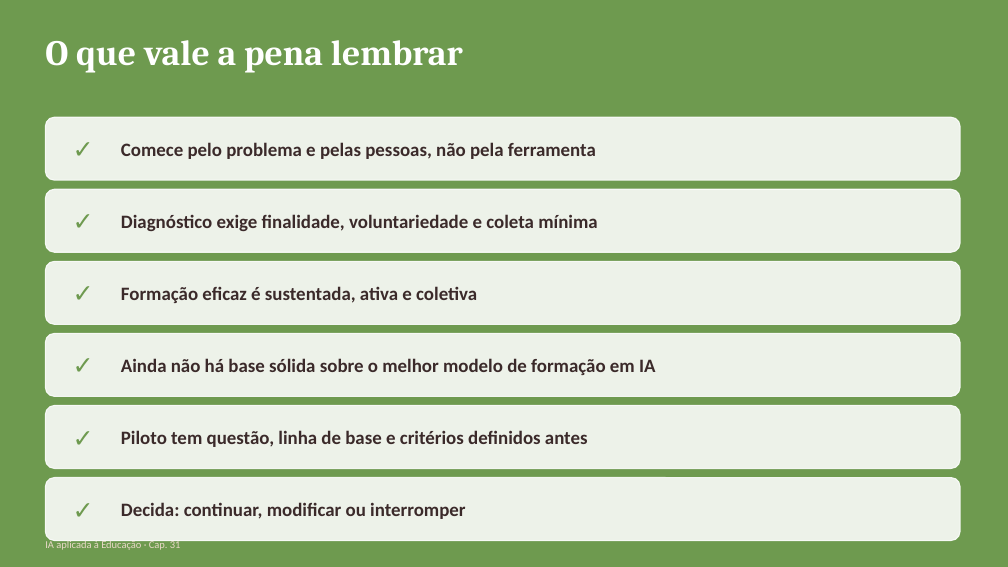
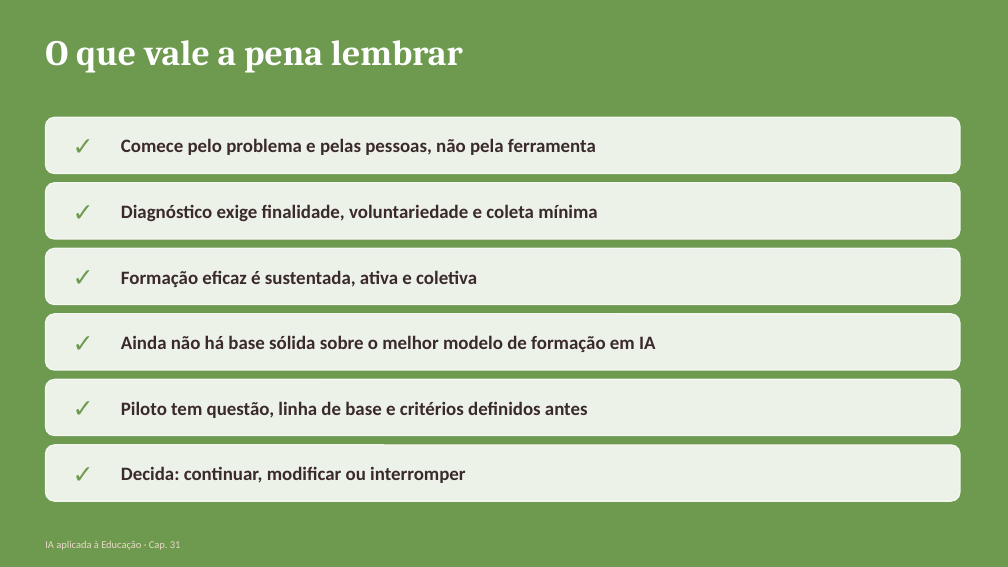
Before and after one commit to arakenmedeiros/claude, a slide deck: slide 22 of livro_ia_educacao/saida/pptx/Cap31_slides.pptx. Drawn at 1008x567 pixels with LibreOffice and Linux fonts; fonts in the diff are those of the drawing. Boxes give left, top, right and bottom in pixels: in the first picture for what was removed or moved away, otherwise in the second. Text is boxed around its words. In the diff, an @@ line names an element or a change of style, - is before the commit and + after.

```diff
--- a/livro_ia_educacao/saida/pptx/Cap31_slides.pptx
+++ b/livro_ia_educacao/saida/pptx/Cap31_slides.pptx
@@ rounded rectangle: place and size @@
-rounded rectangle at bbox=[45, 117, 960, 180]
+rounded rectangle at bbox=[45, 117, 960, 174]
@@ text "✓" rewrapped from bbox=[60, 117, 106, 180] to bbox=[60, 117, 106, 174] @@
@@ text "Comece pelo problema e pelas ...": place and size @@
-text "Comece pelo problema e pelas ..." at bbox=[121, 142, 596, 159]
+text "Comece pelo problema e pelas ..." at bbox=[121, 138, 596, 155]
@@ rounded rectangle: place and size @@
-rounded rectangle at bbox=[45, 189, 960, 252]
+rounded rectangle at bbox=[45, 183, 960, 240]
@@ text "✓" rewrapped from bbox=[60, 189, 106, 252] to bbox=[60, 183, 106, 240] @@
@@ text "Diagnóstico exige finalidade, voluntariedade e ...": place and size @@
-text "Diagnóstico exige finalidade, voluntariedade e ..." at bbox=[121, 214, 597, 231]
+text "Diagnóstico exige finalidade, voluntariedade e ..." at bbox=[121, 204, 597, 221]
@@ rounded rectangle: place and size @@
-rounded rectangle at bbox=[45, 262, 960, 324]
+rounded rectangle at bbox=[45, 248, 960, 305]
@@ text "✓" rewrapped from bbox=[60, 262, 106, 324] to bbox=[60, 248, 106, 305] @@
@@ text "Formação eficaz é sustentada, ativa ...": place and size @@
-text "Formação eficaz é sustentada, ativa ..." at bbox=[121, 286, 477, 303]
+text "Formação eficaz é sustentada, ativa ..." at bbox=[121, 270, 477, 287]
@@ rounded rectangle: place and size @@
-rounded rectangle at bbox=[45, 333, 960, 396]
+rounded rectangle at bbox=[45, 314, 960, 371]
@@ text "✓" rewrapped from bbox=[60, 333, 106, 396] to bbox=[60, 314, 106, 371] @@
@@ text "Ainda não há base sólida ...": place and size @@
-text "Ainda não há base sólida ..." at bbox=[121, 358, 655, 375]
+text "Ainda não há base sólida ..." at bbox=[121, 335, 655, 352]
@@ rounded rectangle: place and size @@
-rounded rectangle at bbox=[45, 405, 960, 468]
+rounded rectangle at bbox=[45, 380, 960, 436]
@@ text "✓" rewrapped from bbox=[60, 405, 106, 468] to bbox=[60, 380, 106, 436] @@
@@ text "Piloto tem questão, linha de ...": place and size @@
-text "Piloto tem questão, linha de ..." at bbox=[121, 430, 588, 447]
+text "Piloto tem questão, linha de ..." at bbox=[121, 401, 588, 418]
@@ proportions changed in 6 elements at bbox=[45, 117, 960, 174], bbox=[45, 183, 960, 240], bbox=[45, 248, 960, 305], bbox=[45, 314, 960, 371], bbox=[45, 380, 960, 436], bbox=[45, 445, 960, 501] @@
@@ rounded rectangle: place and size @@
-rounded rectangle at bbox=[45, 478, 960, 541]
+rounded rectangle at bbox=[45, 445, 960, 501]
@@ text "✓" rewrapped from bbox=[60, 478, 106, 541] to bbox=[60, 445, 106, 501] @@
@@ text "Decida: continuar, modificar ou interromper": place and size @@
-text "Decida: continuar, modificar ou interromper" at bbox=[121, 502, 465, 519]
+text "Decida: continuar, modificar ou interromper" at bbox=[121, 466, 465, 483]
```
Also in this commit, not shown: 33 other files.
